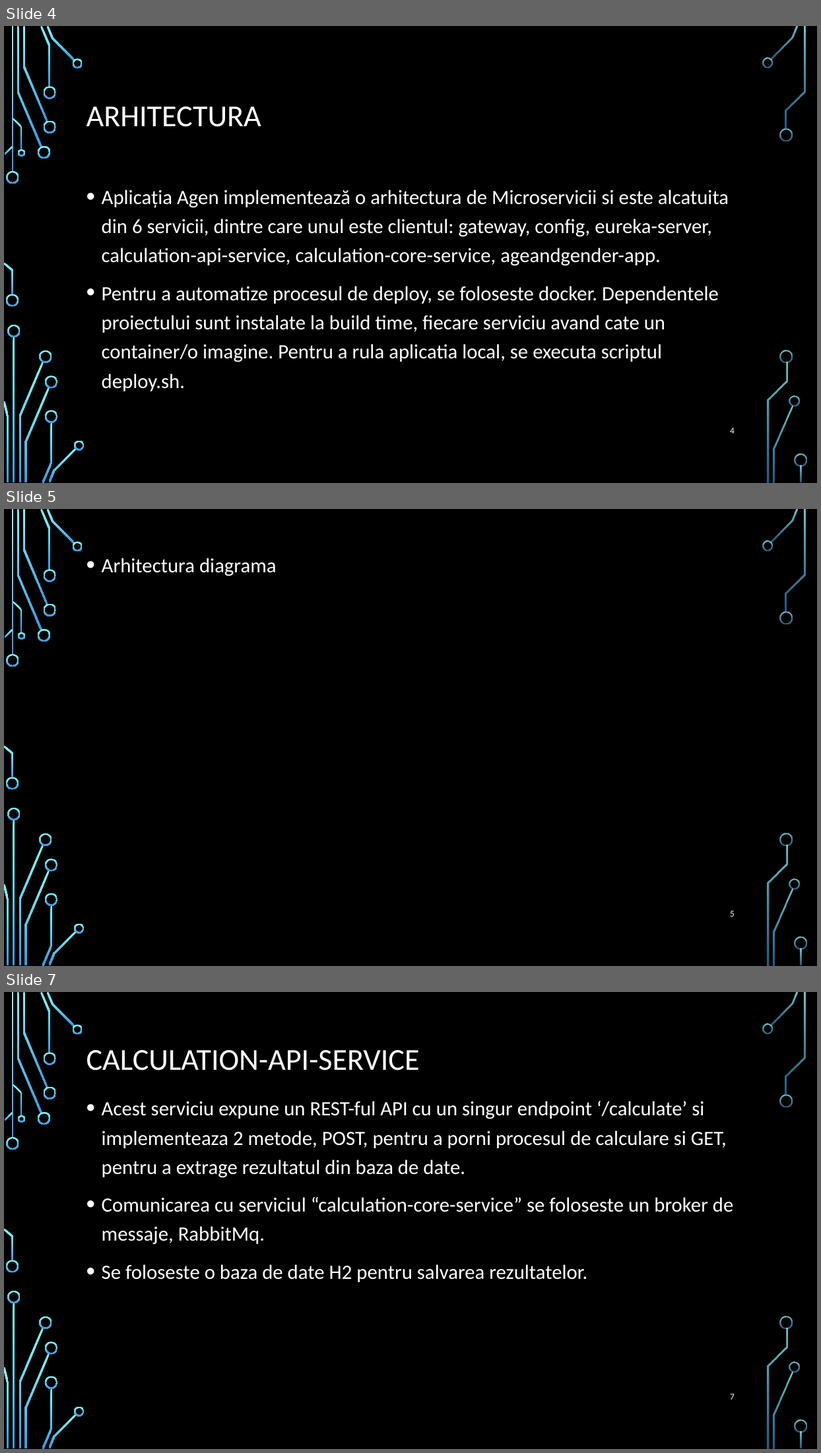
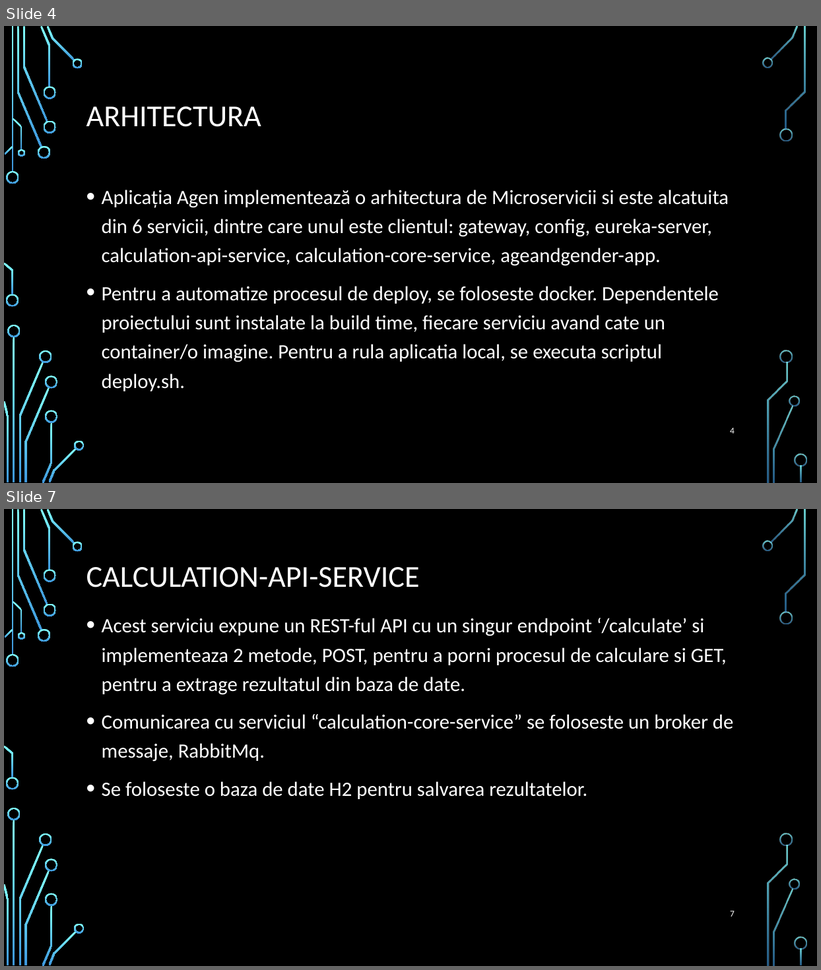
Before and after one commit to cristi-dorneanu/Agen, a slide deck: Licenta2018DorneanuCristian/AGEN.pptx. Shown one above the other, each under a label of ours: slides 4, 5 and 7 before the commit, slides 4 and 7 after it; the slides between them are not shown. The pictures are 821x1453 and 821x970 pixels, drawn with LibreOffice and Linux fonts; fonts in the diff are those of the drawing; background and template pictures are left out. Boxes give left, top, right and bottom in pixels: in the first picture for what was removed or moved away, otherwise in the second. Text is boxed around its words. In the diff, an @@ line names an element or a change of style, - is before the commit and + after.

```diff
--- a/Licenta2018DorneanuCristian/AGEN.pptx
+++ b/Licenta2018DorneanuCristian/AGEN.pptx
@@ slide 5 removed at box(4, 509, 817, 966), background picture (left out); not listed: 36 template elements that a slide beside it also shows @@
@@ text removed at box(102, 558, 277, 576) @@
-• Arhitectura diagrama
@@ page number removed at box(730, 911, 735, 917) @@
-5
```
Also in this commit, not shown: 1 slide changed, 2 slides added, 1 other slide removed, 16 other files.
